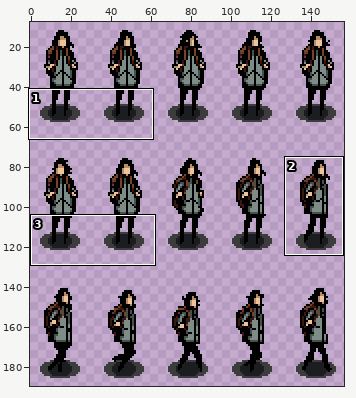
Sprite sheet -- Assets/Graphics/character.png. The first picture is a wide view before the edit; the outline marks the close-up.
Close-up. Earlier state:
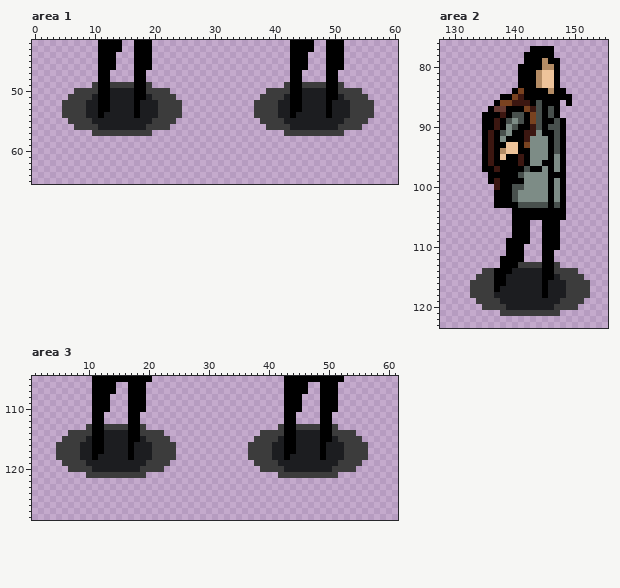
The file is 160x192 pixels. Colours within 5 levels of each other are drawn and written as one. Shown: area 1: x 0..60, y 42..65; area 2: x 128..155, y 76..123; area 3: x 1..61, y 105..128. The wide view leaves out empty margins. The commit also changed other parts of the picture, which this record leaves out.
Now the later version:
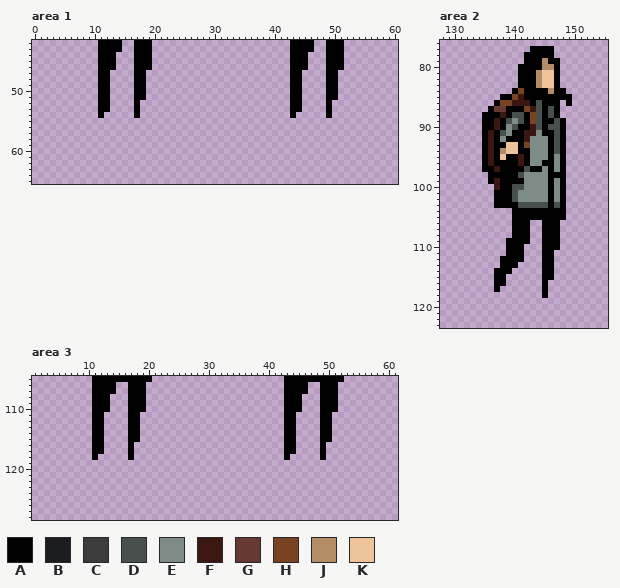
Palette (. is transparent): A #000000  B #1c1d20  C #3c3c3c  D #48504d  E #7d8c86  F #3c1711  G #663931  H #794220  J #b48c65  K #eec39a
From old to new:
Area 1:
y 49: x 10 C -> .; x 13..16 CCCC -> ....; x 19 C -> .; x 42 C -> .; x 45..48 CCCC -> ....; x 51 C -> .
y 50: x 7..10 CCCC -> ....; x 13..16 BBBB -> ....; x 19..22 CCCC -> ....; x 39..42 CCCC -> ....; x 45..48 BBBB -> ....; x 51..54 CCCC -> ....
y 51: x 6..10 CCCCB -> .....; x 13..16 BBBB -> ....; x 19..23 BCCCC -> .....; x 38..42 CCCCB -> .....; x 45..48 BBBB -> ....; x 51..55 BCCCC -> .....
y 52..53: x 5..10 CCCCBB -> ......; x 13..16 BBBB -> ....; x 18..24 BBBCCCC -> .......; x 37..42 CCCCBB -> ......; x 45..48 BBBB -> ....; x 50..56 BBBCCCC -> .......
y 54: x 5..10 CCCCBB -> ......; x 12..16 BBBBB -> .....; x 18..24 BBBCCCC -> .......; x 37..42 CCCCBB -> ......; x 44..48 BBBBB -> .....; x 50..56 BBBCCCC -> .......
y 55: x 6..23 CCCCBBBBBBBBBBCCCC -> ..................; x 38..55 CCCCBBBBBBBBBBCCCC -> ..................
y 56: x 7..22 CCCCBBBBBBBBCCCC -> ................; x 39..54 CCCCBBBBBBBBCCCC -> ................
y 57: x 10..19 CCCCCCCCCC -> ..........; x 42..51 CCCCCCCCCC -> ..........
Area 2:
y 113: x 141..144 CCCC -> ....; x 147 C -> .
y 114: x 135..136 CC -> ..; x 140..144 BBBBB -> .....; x 147..150 CCCC -> ....
y 115: x 134..136 CCC -> ...; x 139..144 BBBBBB -> ......; x 147..151 BCCCC -> .....
y 116: x 133..136 CCCC -> ....; x 139..144 BBBBBB -> ......; x 146..152 BBBCCCC -> .......
y 117: x 133..136 CCCC -> ....; x 138..144 BBBBBBB -> .......; x 146..152 BBBCCCC -> .......
y 118: x 133..144 CCCCBBBBBBBB -> ............; x 146..152 BBBCCCC -> .......
y 119: x 134..151 CCCCBBBBBBBBBBCCCC -> ..................
y 120: x 135..150 CCCCBBBBBBBBCCCC -> ................
y 121: x 138..147 CCCCCCCCCC -> ..........
Area 3:
y 113: x 10 C -> .; x 13..16 CCCC -> ....; x 19 C -> .; x 42 C -> .; x 45..48 CCCC -> ....; x 51 C -> .
y 114: x 7..10 CCCC -> ....; x 13..16 BBBB -> ....; x 19..22 CCCC -> ....; x 39..42 CCCC -> ....; x 45..48 BBBB -> ....; x 51..54 CCCC -> ....
y 115: x 6..10 CCCCB -> .....; x 13..16 BBBB -> ....; x 19..23 BCCCC -> .....; x 38..42 CCCCB -> .....; x 45..48 BBBB -> ....; x 51..55 BCCCC -> .....
y 116..117: x 5..10 CCCCBB -> ......; x 13..16 BBBB -> ....; x 18..24 BBBCCCC -> .......; x 37..42 CCCCBB -> ......; x 45..48 BBBB -> ....; x 50..56 BBBCCCC -> .......
y 118: x 5..10 CCCCBB -> ......; x 12..16 BBBBB -> .....; x 18..24 BBBCCCC -> .......; x 37..42 CCCCBB -> ......; x 44..48 BBBBB -> .....; x 50..56 BBBCCCC -> .......
y 119: x 6..23 CCCCBBBBBBBBBBCCCC -> ..................; x 38..55 CCCCBBBBBBBBBBCCCC -> ..................
y 120: x 7..22 CCCCBBBBBBBBCCCC -> ................; x 39..54 CCCCBBBBBBBBCCCC -> ................
y 121: x 10..19 CCCCCCCCCC -> ..........; x 42..51 CCCCCCCCCC -> ..........
Pixel boxes of the changes (left, top, right, bottom) in both close-ups:
erased: (62, 82, 182, 136)
erased: (254, 82, 374, 136)
erased: (470, 262, 590, 316)
erased: (56, 424, 176, 478)
erased: (248, 424, 368, 478)
